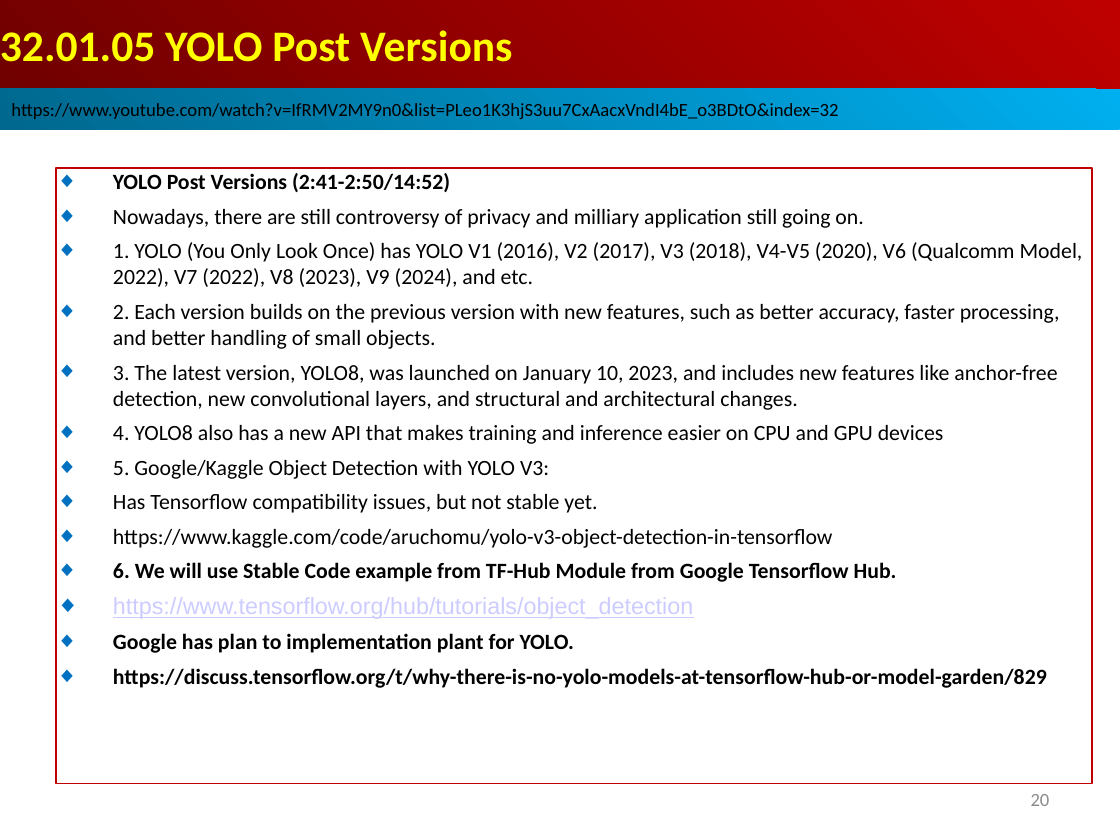
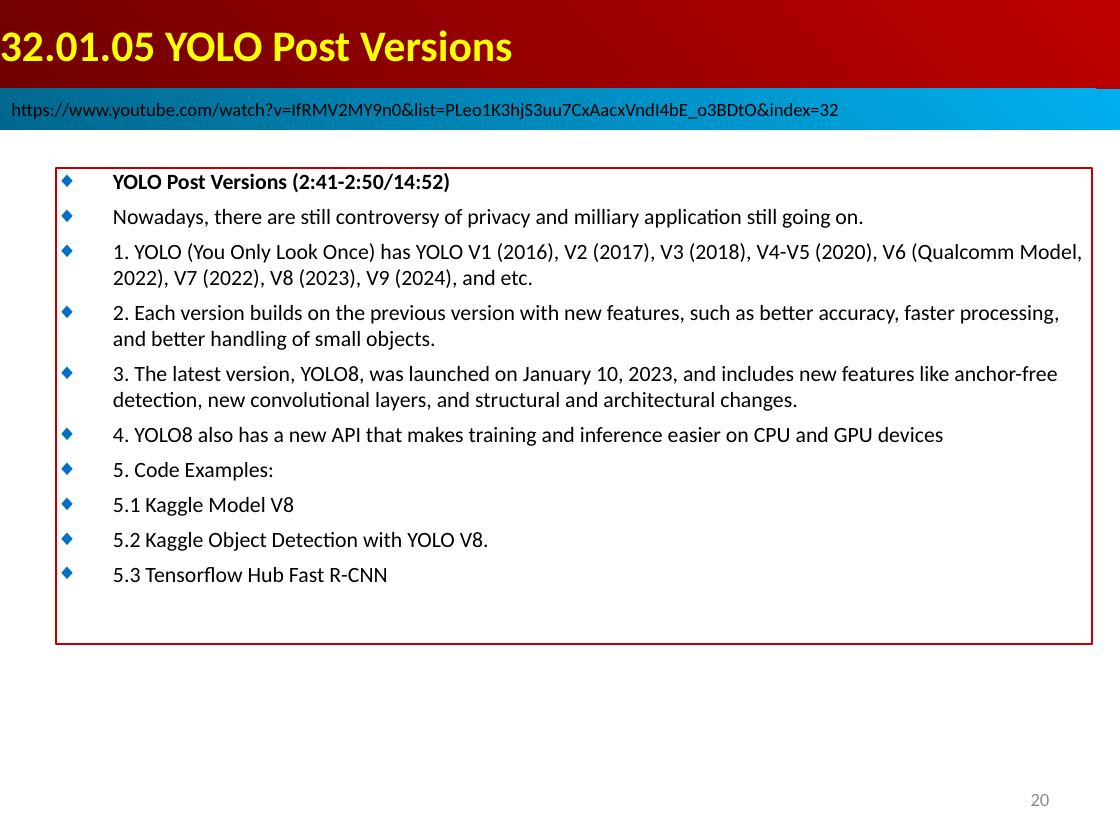
Before and after one commit to peterhchen/AIU_CS512_DL, a slide deck: slide 20 of 000_Lecture_Project/week15/01_Lecture/32.01_YOLO_History.ppt. Drawn at 1120x840 pixels with LibreOffice and Linux fonts; fonts in the diff are those of the drawing. Boxes give left, top, right and bottom in pixels: in the first picture for what was removed or moved away, otherwise in the second. Text is boxed around its words. In the diff, an @@ line names an element or a change of style, - is before the commit and + after.

```diff
--- a/000_Lecture_Project/week15/01_Lecture/32.01_YOLO_History.ppt
+++ b/000_Lecture_Project/week15/01_Lecture/32.01_YOLO_History.ppt
@@ rectangle "YOLO Post Versions (2:41-2:50/14:52)": place and size @@
-rectangle "YOLO Post Versions (2:41-2:50/14:52)" at bbox=[56, 168, 1092, 784]
+rectangle "YOLO Post Versions (2:41-2:50/14:52)" at bbox=[56, 168, 1092, 644]
@@ text in rectangle at bbox=[113, 462, 489, 582]: text changed @@
-◆ 5. Google/Kaggle Object Detection with YOLO V3:
-◆ Has Tensorflow compatibility issues, but not stable yet.
-◆ https://www.kaggle.com/code/aruchomu/yolo-v3-object-detection-in-tensorflow
-◆ 6. We will use Stable Code example from TF-Hub Module from Google Tensorflow Hub.
-◆ https://www.tensorflow.org/hub/tutorials/object_detection
-◆ Google has plan to implementation plant for YOLO.
-◆ https://discuss.tensorflow.org/t/why-there-is-no-yolo-models-at-tensorflow-hub-or-model-garden/829
+◆ 5. Code Examples:
+◆ 5.1 Kaggle Model V8
+◆ 5.2 Kaggle Object Detection with YOLO V8.
+◆ 5.3 Tensorflow Hub Fast R-CNN
```
